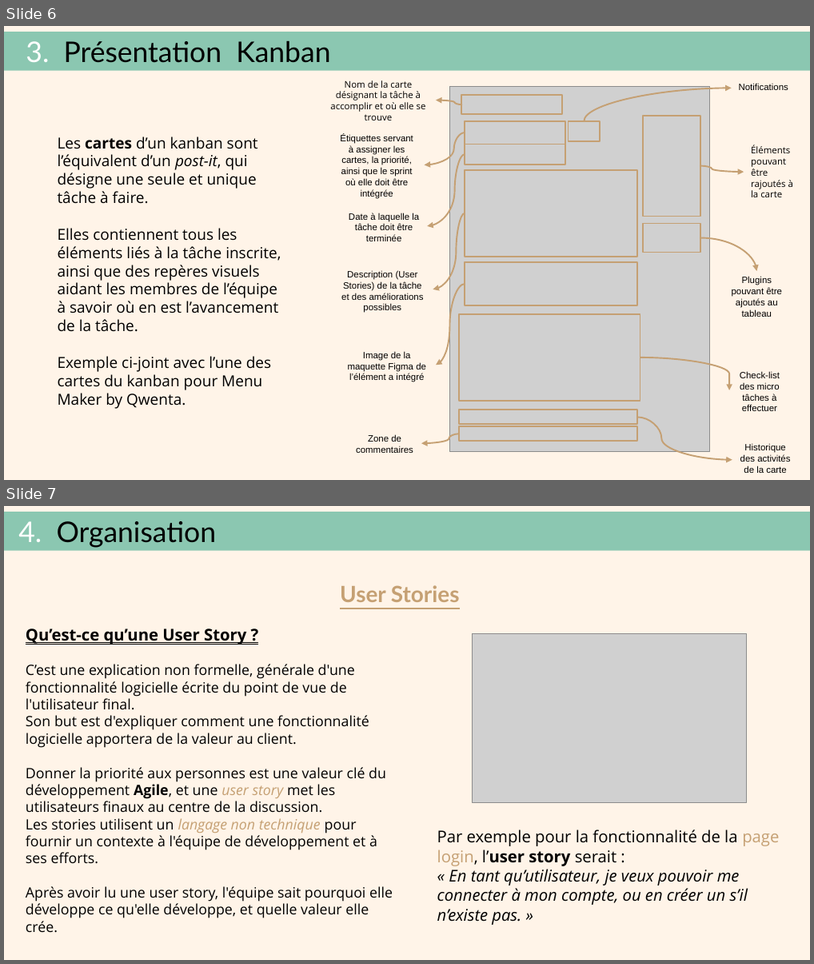
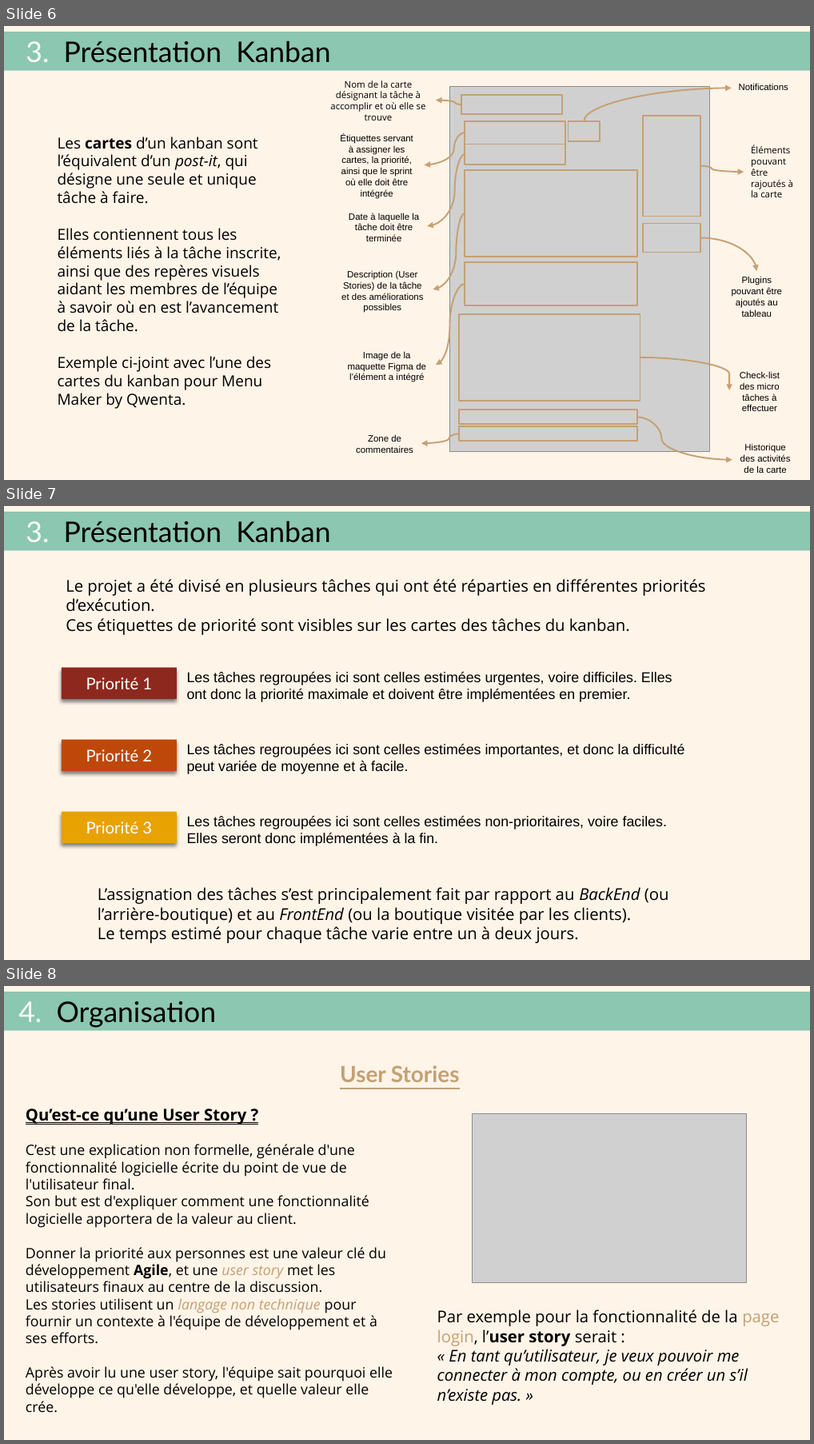
Before and after one commit to AudreyYuedra/MenuMaker-Qwenta_OC_P7, a slide deck: PPT Trello_Kanban.odp. Shown one above the other, each under a label of ours: slides 6 and 7 before the commit, slides 6, 7 and 8 after it. The pictures are 814x964 and 814x1444 pixels, drawn with LibreOffice and Linux fonts; fonts in the diff are those of the drawing; grey boxes stand for pictures. Boxes give left, top, right and bottom in pixels: in the first picture for what was removed or moved away, otherwise in the second. Text is boxed around its words. In the diff, an @@ line names an element or a change of style, - is before the commit and + after.

Commit message:
PPT Kanban corrigé et fini + PDF

```diff
--- a/PPT Trello_Kanban.odp
+++ b/PPT Trello_Kanban.odp
@@ slide 7 added at [4,506,810,960], background #FFF4E8 @@
@@ title added at [4,512,810,551], fill #8BC7B1, 28 pt, text #000000 @@
+3. Présentation Kanban
@@ text added at [66,579,706,635], 16 pt, text #000000 @@
+Le projet a été divisé en plusieurs tâches qui ont été réparties en différentes priorités d’exécution.
+Ces étiquettes de priorité sont visibles sur les cartes des tâches du kanban.
@@ rectangle added at [62,667,177,699], fill #8D281E, 16 pt, text #FFFFFF @@
+Priorité 1
@@ text added at [187,672,673,702], 14 pt, text #000000 @@
+Les tâches regroupées ici sont celles estimées urgentes, voire difficiles. Elles ont donc la priorité maximale et doivent être implémentées en premier.
@@ rectangle added at [62,740,177,771], fill #BE480A, 16 pt, text #FFFFFF @@
+Priorité 2
@@ text added at [187,744,685,774], 14 pt, text #000000 @@
+Les tâches regroupées ici sont celles estimées importantes, et donc la difficulté peut variée de moyenne et à facile.
@@ rectangle added at [62,811,177,843], fill #E8A202, 16 pt, text #FFFFFF @@
+Priorité 3
@@ text added at [187,816,667,846], 14 pt, text #000000 @@
+Les tâches regroupées ici sont celles estimées non-prioritaires, voire faciles. Elles seront donc implémentées à la fin.
@@ text added at [98,887,670,943], 16 pt, text #000000 @@
+L’assignation des tâches s’est principalement fait par rapport au BackEnd (ou l’arrière-boutique) et au FrontEnd (ou la boutique visitée par les clients).
+Le temps estimé pour chaque tâche varie entre un à deux jours.
@@ what was slide 7 is now slide 8 @@
```
Also in this commit, not shown: 2 slides changed, 1 other file.
